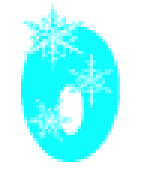
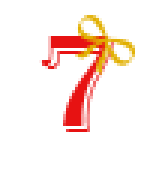
Layers edited between the first and the second 141 × 189 image:
added layer "ruban" above "chiffre" over [75, 15, 135, 75]
painted on "chiffre" over [21, 3, 120, 162]
